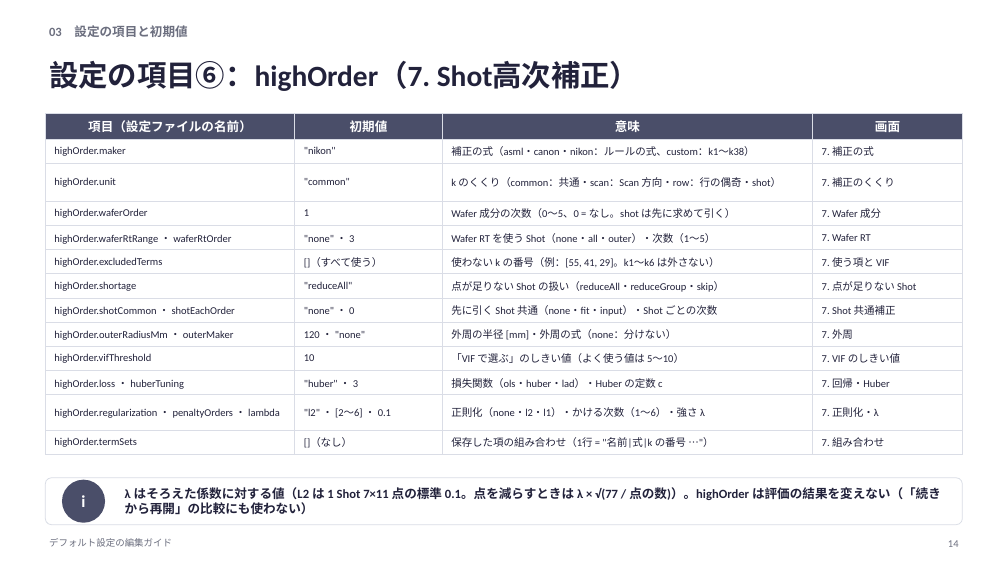
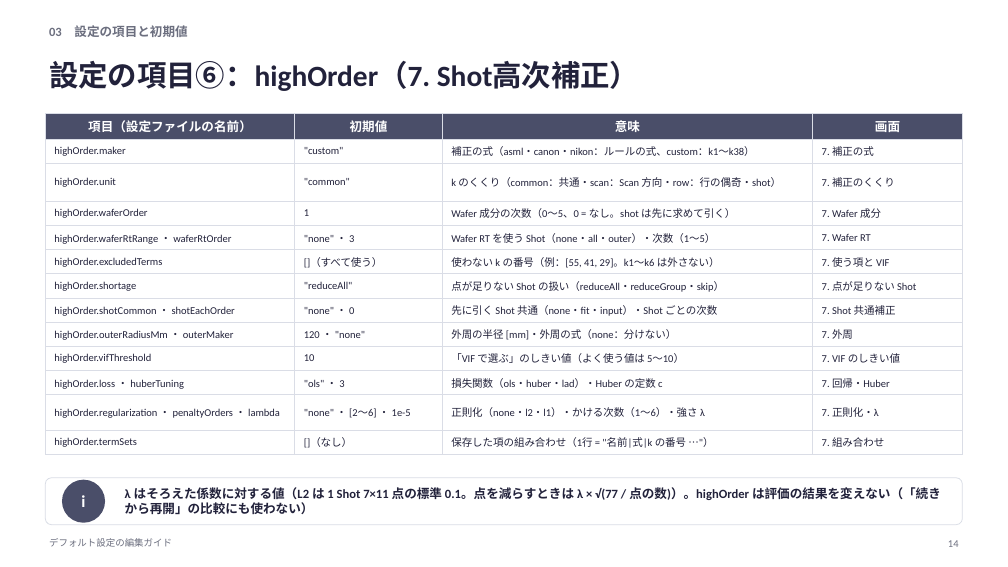
Before and after one commit to rsakamoto-0824/alignment-estimation-benchmark, a slide deck: slide 14 of matlab_app/docs/defaults_guide/デフォルト設定の編集ガイド.pptx. Drawn at 1008x567 pixels with LibreOffice and Linux fonts; fonts in the diff are those of the drawing. Boxes give left, top, right and bottom in pixels: in the first picture for what was removed or moved away, otherwise in the second. Text is boxed around its words. In the diff, an @@ line names an element or a change of style, - is before the commit and + after.

```diff
--- a/matlab_app/docs/defaults_guide/デフォルト設定の編集ガイド.pptx
+++ b/matlab_app/docs/defaults_guide/デフォルト設定の編集ガイド.pptx
@@ table at [45, 113, 963, 452] @@
@@ row 2, column 2: ""nikon"" to ""custom"" @@
@@ row 11, column 2: ""huber" ・ 3" to ""ols" ・ 3" @@
@@ row 12, column 2: ""l2" ・ [2〜6] ・ 0.1" to ""none" ・ [2〜6] ・ 1e-5" @@
```
Also in this commit, not shown: 6 other slides changed, 44 other files.
